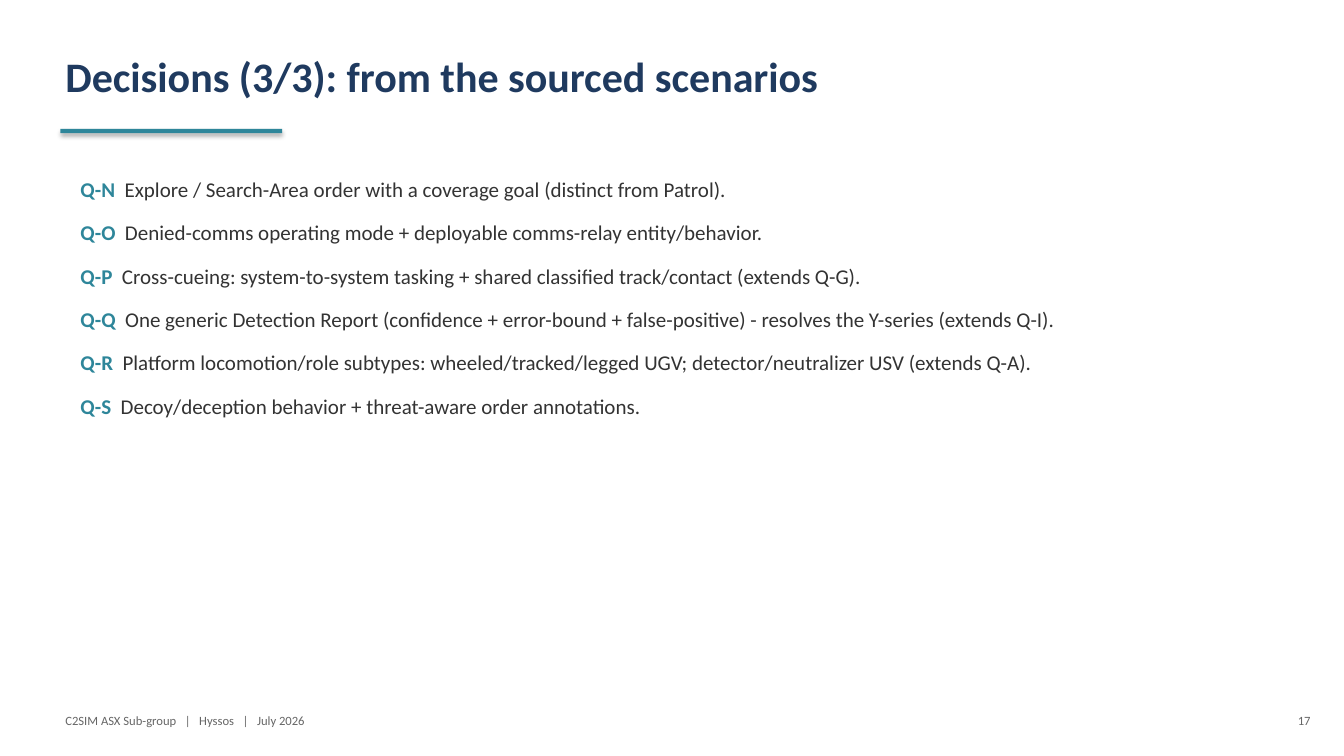
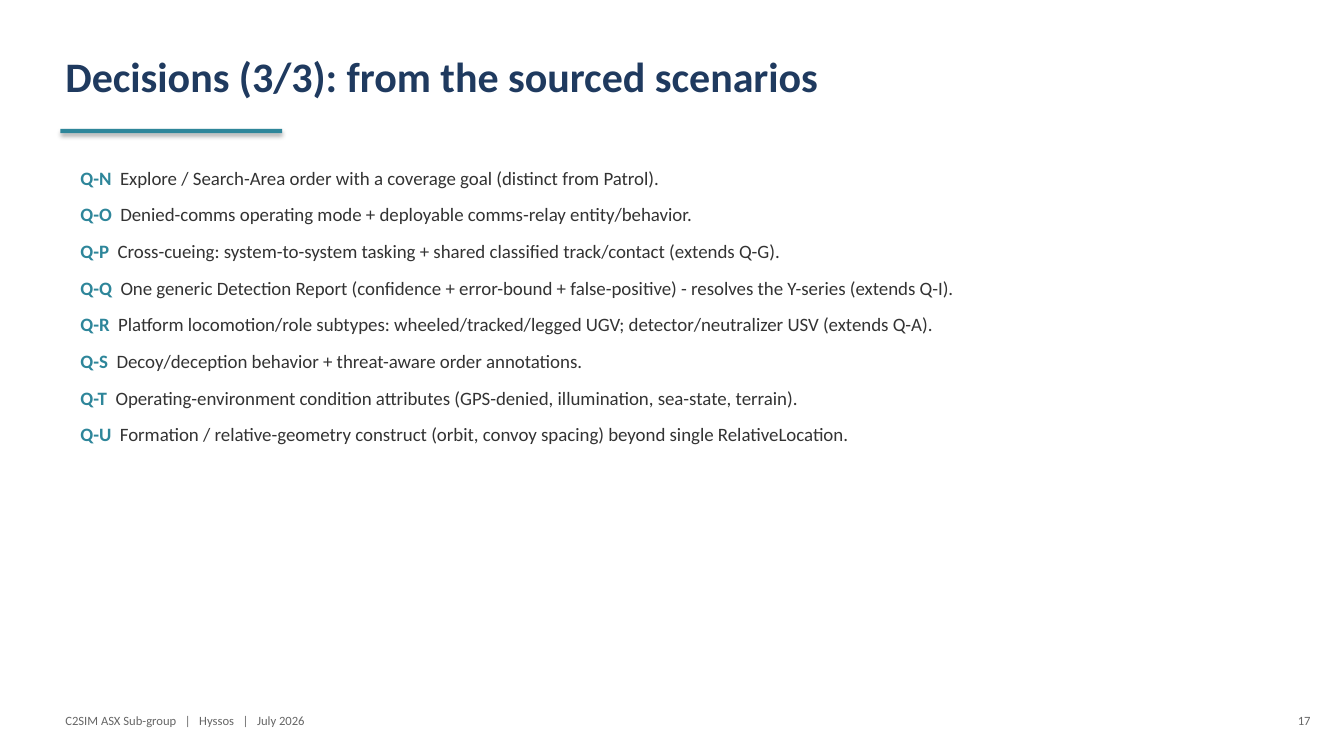
Before and after one commit to hyssostech/C2SIMArtifacts, a slide deck: slide 17 of Subgroups/ASX/InstantiationReview/ASX-Instantiation-Findings.pptx. Drawn at 1344x756 pixels with LibreOffice and Linux fonts; fonts in the diff are those of the drawing. Boxes give left, top, right and bottom in pixels: in the first picture for what was removed or moved away, otherwise in the second. Text is boxed around its words. In the diff, an @@ line names an element or a change of style, - is before the commit and + after.

```diff
--- a/Subgroups/ASX/InstantiationReview/ASX-Instantiation-Findings.pptx
+++ b/Subgroups/ASX/InstantiationReview/ASX-Instantiation-Findings.pptx
@@ text "Q-N Explore / Search-Area order ...": place and size @@
-text "Q-N Explore / Search-Area order ..." at (80, 182, 1053, 418)
+text "Q-N Explore / Search-Area order ..." at (80, 171, 954, 445)
@@ text at (80, 171, 954, 371): size 15 to 13.5 pt in "Q-N Explore / Search-Area order with a ...", "Q-O Denied-comms operating mode + deployable comms-relay ...", "Q-P Cross-cueing: system-to-system tasking + shared classifi ...", "Q-Q One generic Detection Report (confidence + ..." and 2 more places; less space between paragraphs @@
@@ text at (80, 391, 848, 445): paragraphs added @@
+Q-T Operating-environment condition attributes (GPS-denied, illumination, sea-state, terrain).
+Q-U Formation / relative-geometry construct (orbit, convoy spacing) beyond single RelativeLocation.
```
Also in this commit, not shown: 2 other slides changed, 1 other file.
